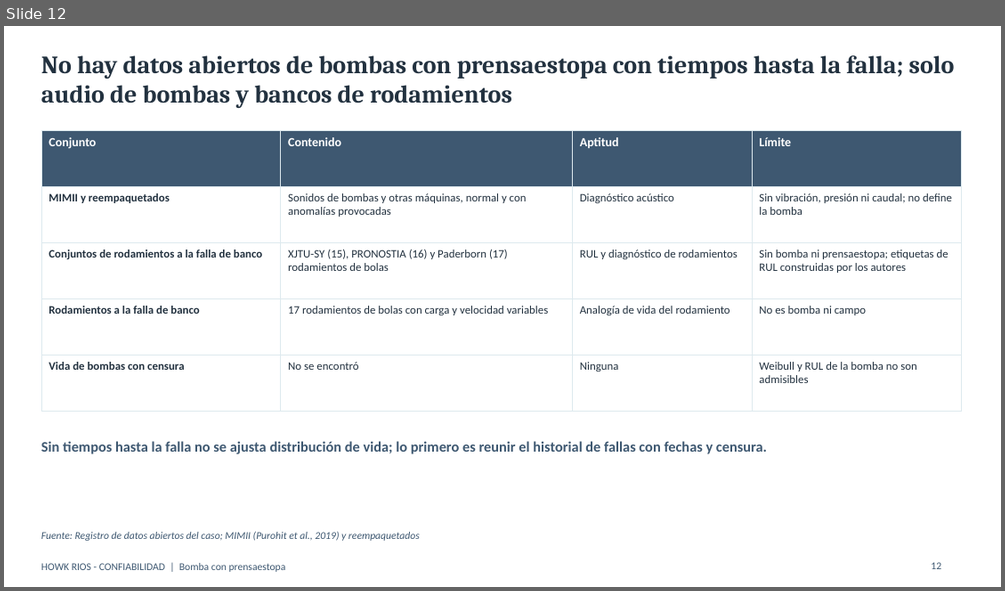
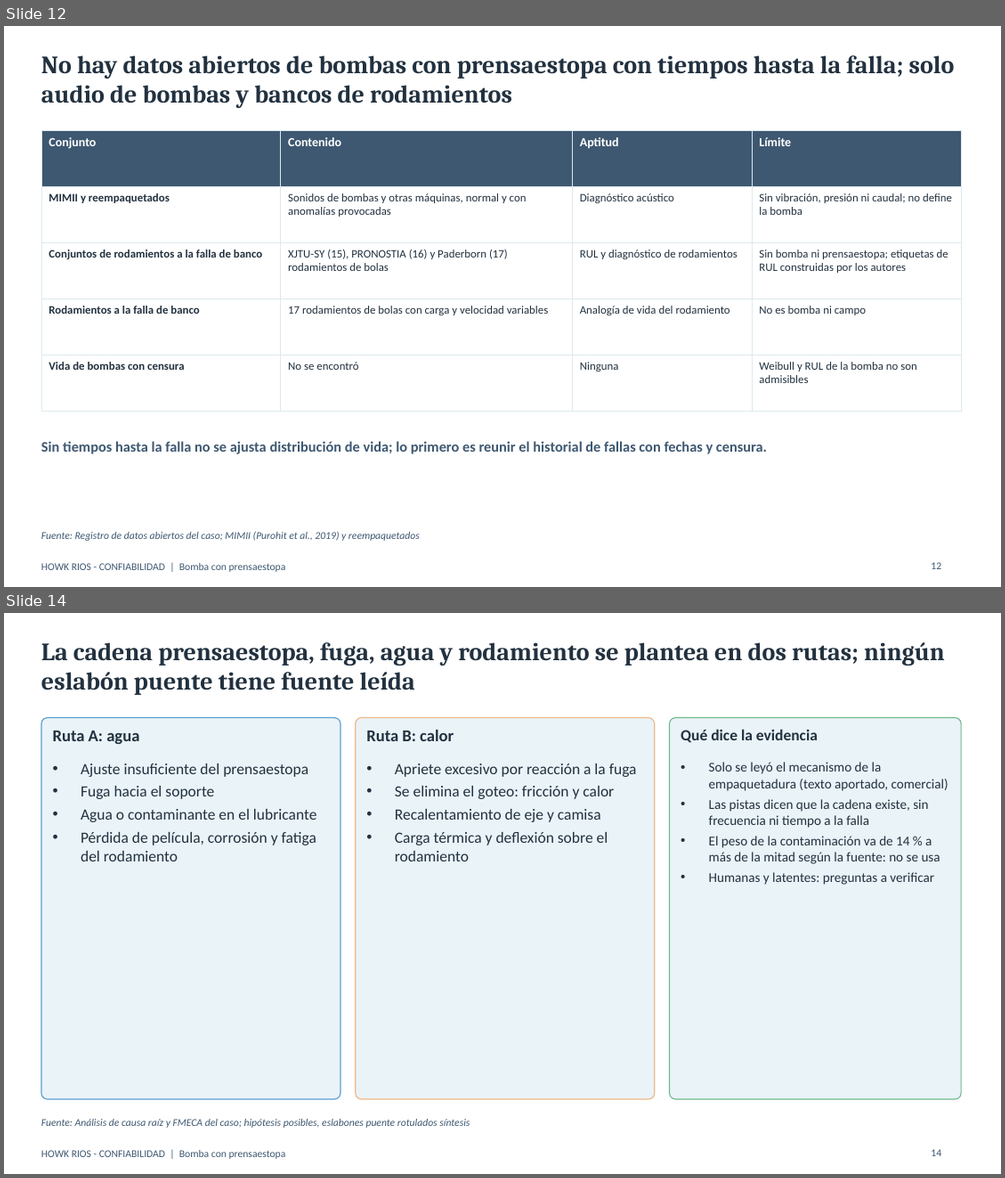
Before and after one commit to howkrios-65/clima-lima, a slide deck: docs/entregables/presentacion_bomba_prensaestopa.pptx. Shown one above the other, each under a label of ours: slide 12 before the commit, slides 12 and 14 after it; the slides between them are not shown. The pictures are 1005x591 and 1005x1178 pixels, drawn with LibreOffice and Linux fonts; fonts in the diff are those of the drawing. Boxes give left, top, right and bottom in pixels: in the first picture for what was removed or moved away, otherwise in the second. Text is boxed around its words. In the diff, an @@ line names an element or a change of style, - is before the commit and + after.

```diff
--- a/docs/entregables/presentacion_bomba_prensaestopa.pptx
+++ b/docs/entregables/presentacion_bomba_prensaestopa.pptx
@@ slide 14 added at (4,613,1001,1174), background #FFFFFF; not listed: 1 template element that a slide beside it also shows @@
@@ text added at (41,642,945,695), 24 pt, text #22313F, bold @@
+La cadena prensaestopa, fuga, agua y rodamiento se plantea en dos rutas; ningún eslabón puente tiene fuente leída
@@ rounded rectangle added at (41,718,340,1099), fill #EAF3F8, outline #5B9FCF 1 pt @@
@@ rounded rectangle added at (356,718,655,1099), fill #EAF3F8, outline #F0B784 1 pt @@
@@ rounded rectangle added at (670,718,961,1099), fill #EAF3F8, outline #6FB98D 1 pt @@
@@ text added at (53,730,139,744), 16 pt, text #22313F, bold @@
+Ruta A: agua
@@ text added at (366,730,453,741), 16 pt, text #22313F, bold @@
+Ruta B: calor
@@ text added at (680,729,817,743), 15 pt, text #22313F, bold @@
+Qué dice la evidencia
@@ text added at (81,763,317,861), 15 pt, text #22313F @@
+• Ajuste insuficiente del prensaestopa
+• Fuga hacia el soporte
+• Agua o contaminante en el lubricante
+• Pérdida de película, corrosión y fatiga del rodamiento
@@ text added at (395,763,637,861), 15 pt, text #22313F @@
+• Apriete excesivo por reacción a la fuga
+• Se elimina el goteo: fricción y calor
+• Recalentamiento de eje y camisa
+• Carga térmica y deflexión sobre el rodamiento
@@ text added at (709,762,948,884), 13 pt, text #22313F @@
+• Solo se leyó el mecanismo de la empaquetadura (texto aportado, comercial)
+• Las pistas dicen que la cadena existe, sin frecuencia ni tiempo a la falla
+• El peso de la contaminación va de 14 % a más de la mitad según la fuente: no se usa
+• Humanas y latentes: preguntas a verificar
@@ text added at (41,1119,469,1127), 10 pt, text #3E5871, italic @@
+Fuente: Análisis de causa raíz y FMECA del caso; hipótesis posibles, eslabones puente rotulados síntesis
@@ page number added at (930,1149,941,1156), 10 pt, text #3E5871 @@
+14
```
Also in this commit, not shown: 9 slides changed, 1 other slide added, 14 other files.
